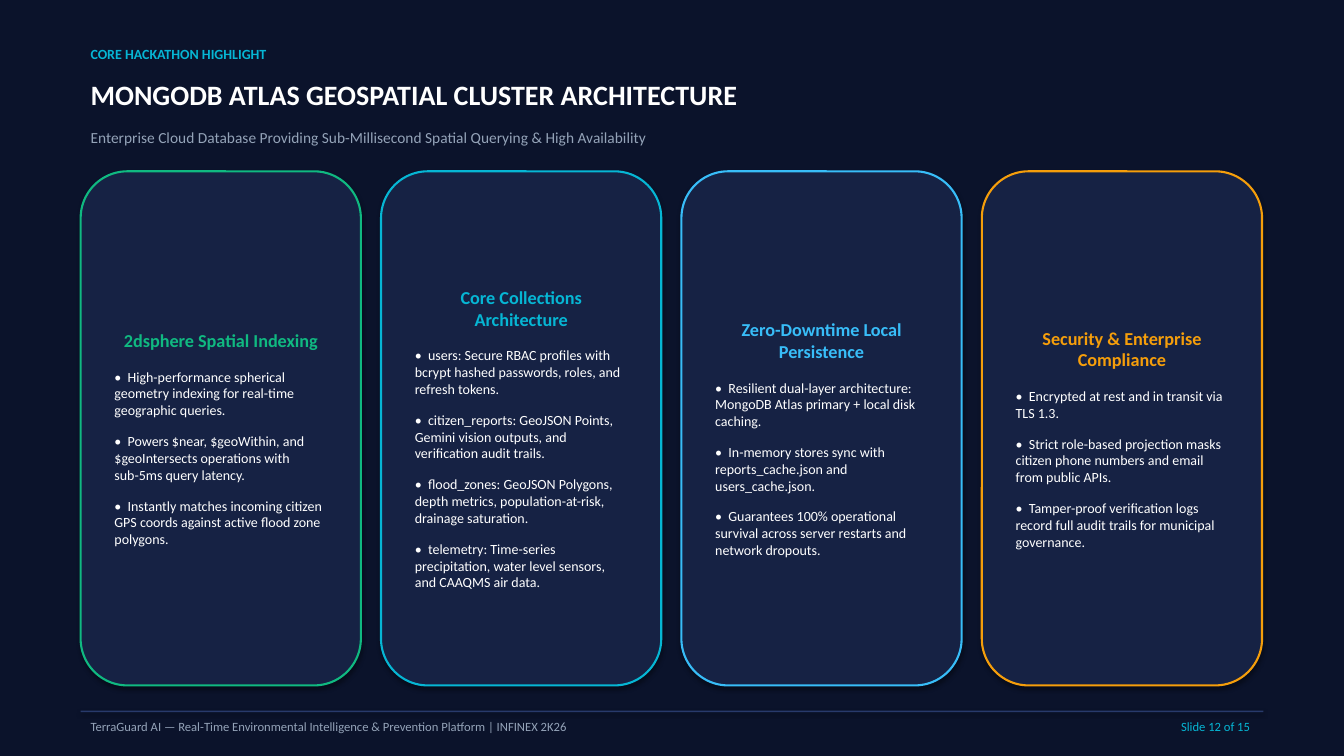
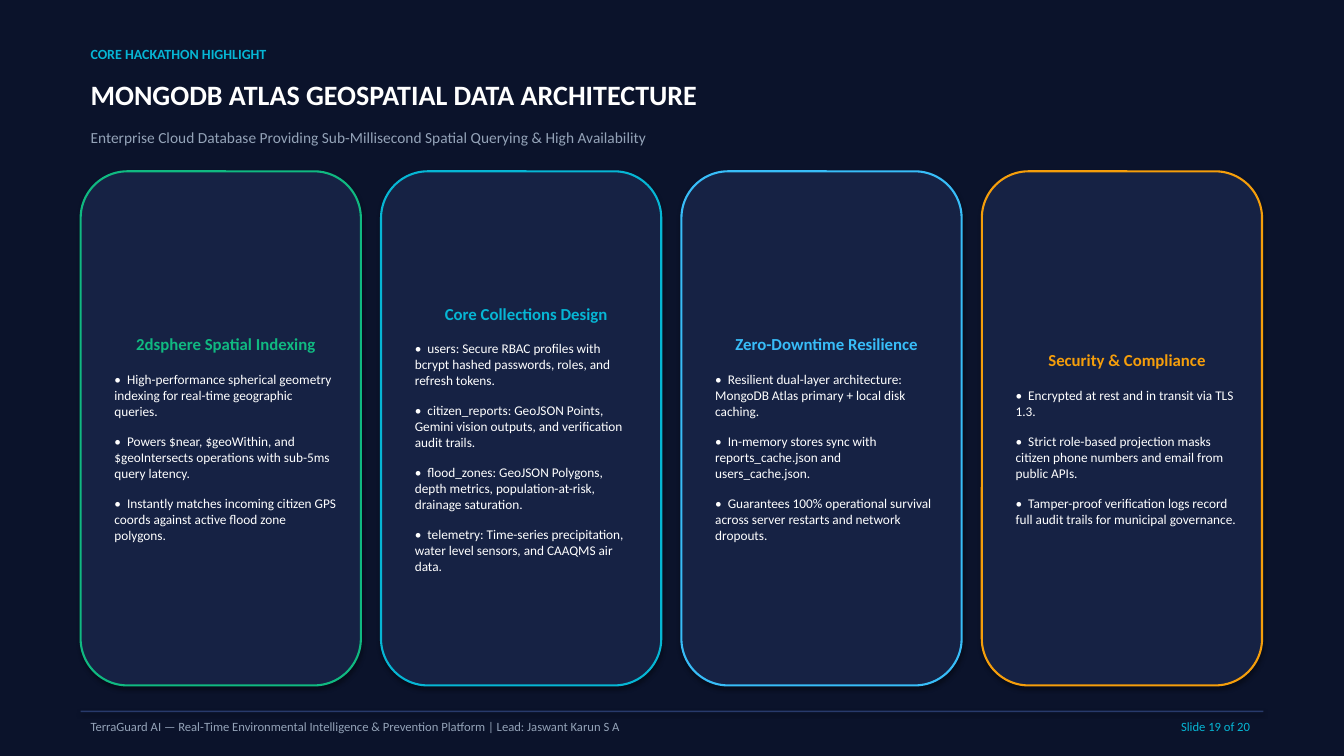
Before and after one commit to Jaswant-Karun/TerraGuard-AI, a slide deck: slide 19 of INFINEX_2K26_TerraGuard_AI_Presentation.pptx (slide 12 before the commit). Drawn at 1344x756 pixels with LibreOffice and Linux fonts; fonts in the diff are those of the drawing. Boxes give left, top, right and bottom in pixels: in the first picture for what was removed or moved away, otherwise in the second. Text is boxed around its words. In the diff, an @@ line names an element or a change of style, - is before the commit and + after.

```diff
--- a/INFINEX_2K26_TerraGuard_AI_Presentation.pptx
+++ b/INFINEX_2K26_TerraGuard_AI_Presentation.pptx
@@ text at (91,86,697,106): text changed @@
-MONGODB ATLAS GEOSPATIAL CLUSTER ARCHITECTURE
+MONGODB ATLAS GEOSPATIAL DATA ARCHITECTURE
@@ rounded rectangle "2dsphere Spatial Indexing" at (81,171,361,686): size 13 to 12 pt in "2dsphere Spatial Indexing"; size 10 to 9.5 pt @@
@@ text in rounded rectangle at (445,308,608,323): text changed; size 13 to 12 pt @@
-Core Collections Architecture
+Core Collections Design
@@ text in rounded rectangle at (415,343,624,571): size 10 to 9.5 pt @@
@@ text in rounded rectangle at (735,338,918,350): text changed; size 13 to 12 pt @@
-Zero-Downtime Local Persistence
+Zero-Downtime Resilience
@@ text in rounded rectangle at (1048,354,1206,369): text changed; size 13 to 12 pt @@
-Security & Enterprise Compliance
+Security & Compliance
@@ text in rounded rectangle at (715,374,931,542): size 10 to 9.5 pt in "• Resilient dual-layer architecture: MongoDB Atlas primary ...", "• In-memory stores sync with reports_cache.json and ...", "• Guarantees 100% operational survival across server ..." @@
@@ text in rounded rectangle at (1016,390,1236,527): size 10 to 9.5 pt @@
@@ text at (91,722,619,733): text changed @@
-TerraGuard AI — Real-Time Environmental Intelligence & Prevention Platform | INFINEX 2K26
+TerraGuard AI — Real-Time Environmental Intelligence & Prevention Platform | Lead: Jaswant Karun S A
@@ text at (1181,722,1250,731): text changed @@
-Slide 12 of 15
+Slide 19 of 20
```
Also in this commit, not shown: 7 other slides changed, 12 slides added, 7 slides removed, 2 other files.
